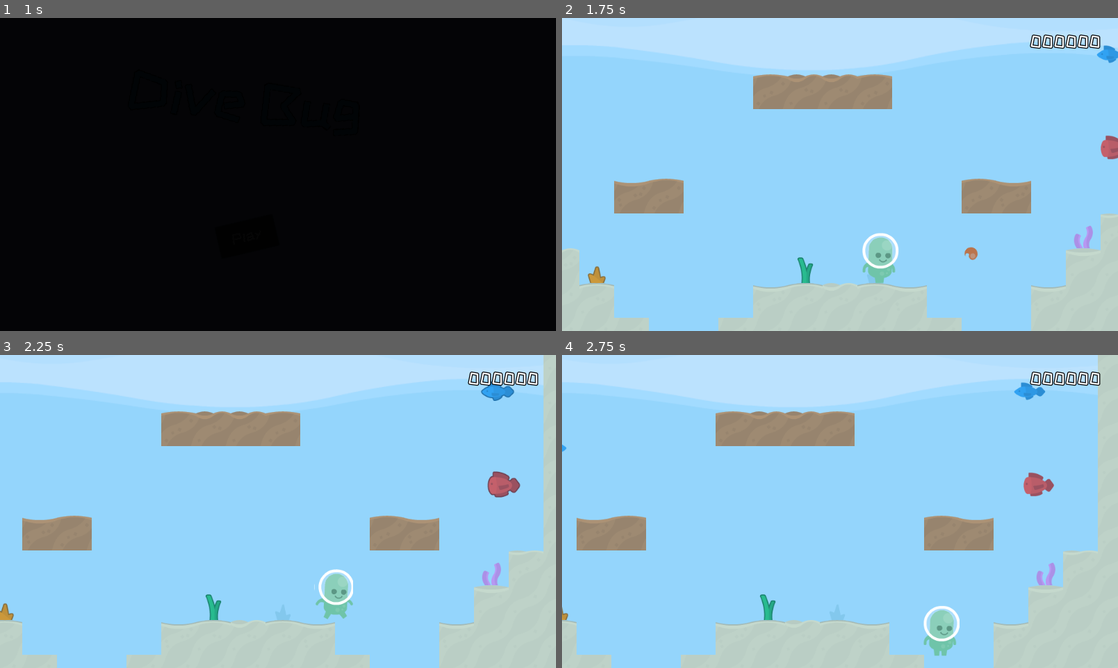
Above: before the commit, frames 1-4 (two rows, left to right).
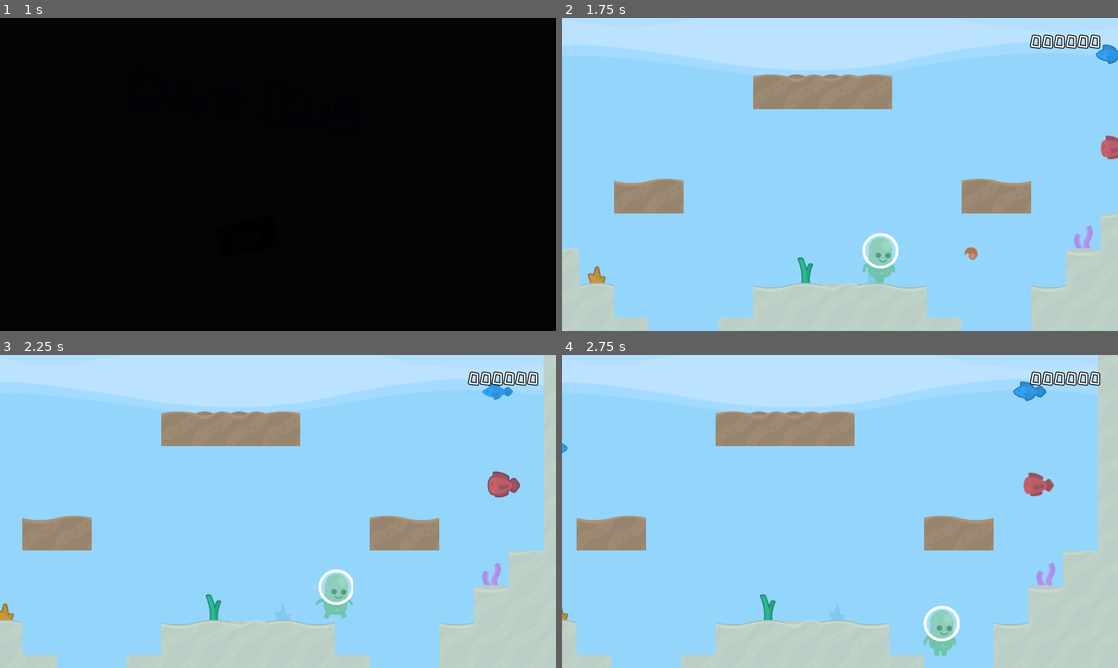
Above: after the commit, the same moments.

Repository: cpvanlue/dive-bug
Game: Godot game, scene res://MainMenu/MainMenu.tscn
Two runs of this game, one before a commit and one after it. Both use one fixed random seed, a clock stepped at 60 frames per second and the inputs below.
Inputs:
- Up to frame 1 (1 s): click "Play" at 0.5 s
- Up to frame 2 (1.75 s): tap Enter (shoot) at 1.25, 1.35 s; hold D (right) from 1.28 s (still down)
- Up to frame 3 (2.25 s): keep holding D (right); tap Shift (sprint) at 2.1 s
- Up to frame 4 (2.75 s): keep holding D (right)

Frame 1 is identical in both runs. In frame 2, less than 0.1% of the frame differs, in the area x 96-100%, y 8-15%; in frame 3, less than 0.1%; in frame 4, less than 0.1%, in the area x 0-88%, y 8-32%.

Commit message:
Add sound for enemy collision with fireball

Diff:
--- a/Enemy/BlueEnemy.tscn
+++ b/Enemy/BlueEnemy.tscn
@@ -54,6 +54,7 @@
 [node name="AnimatedSprite" type="AnimatedSprite" parent="."]
 frames = SubResource( 6 )
 animation = "swim"
+frame = 1
 playing = true
 
 [node name="DeathTimer" type="Timer" parent="."]
--- a/Player/Fireball.gd
+++ b/Player/Fireball.gd
@@ -17,5 +17,6 @@
 			self.queue_free()
 		elif ("Enemy" in collision.collider.name):
 			emit_signal("enemy_down")
+			SoundPlayer.get_node("EnemyImpact").play()
 			get_parent().get_node(collision.collider.name).health -= 1
 			self.queue_free()
--- a/SoundPlayer/SoundPlayer.tscn
+++ b/SoundPlayer/SoundPlayer.tscn
@@ -1,6 +1,7 @@
-[gd_scene load_steps=2 format=2]
+[gd_scene load_steps=3 format=2]
 
 [ext_resource path="res://SoundPlayer/swim.wav" type="AudioStream" id=1]
+[ext_resource path="res://SoundPlayer/enemyImpact.wav" type="AudioStream" id=2]
 
 [node name="SoundPlayer" type="Node2D"]
 
@@ -8,3 +9,6 @@
 stream = ExtResource( 1 )
 volume_db = -10.0
 max_distance = 3000.0
+
+[node name="EnemyImpact" type="AudioStreamPlayer2D" parent="."]
+stream = ExtResource( 2 )
Not shown, added: SoundPlayer/enemyImpact.wav
